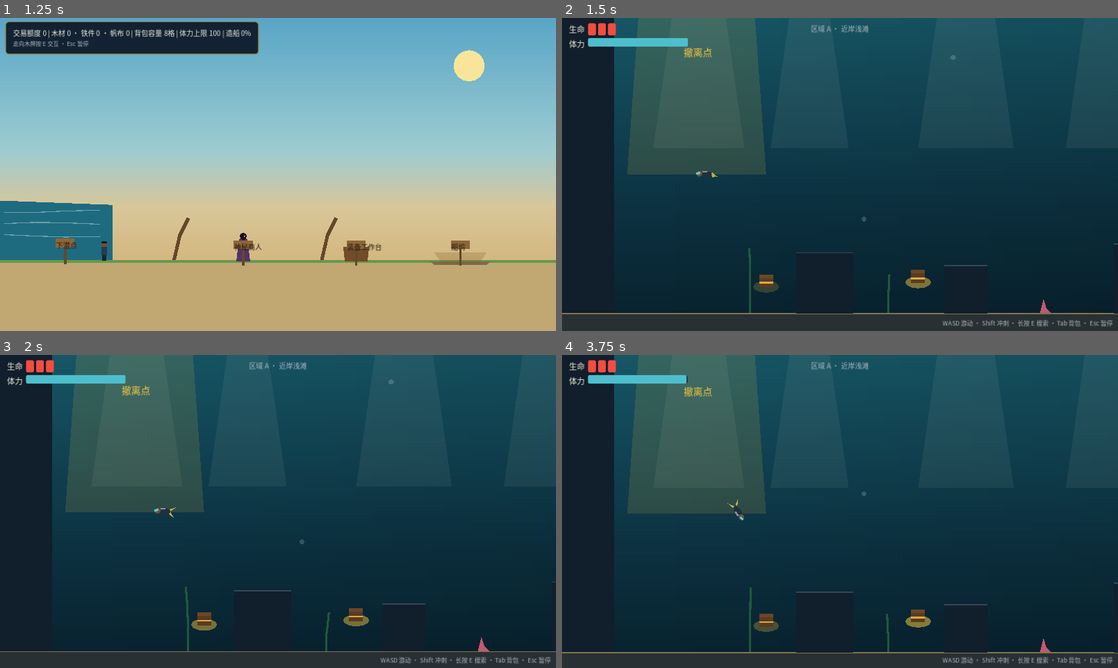
Above: before the commit, frames 1-4 (two rows, left to right).
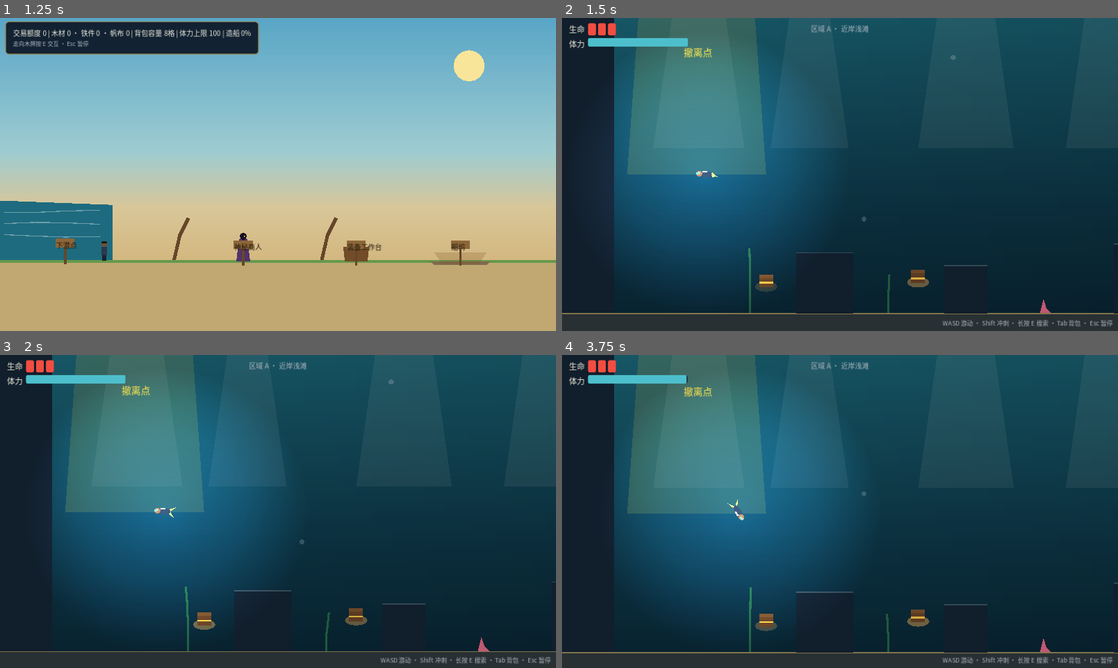
Above: after the commit, the same moments.

Repository: Djjvcgh/deep-sea-scavenger
Game: Godot game, scene res://scenes/main_menu.tscn
The game is run twice, just before and just after one commit, with the same random seed, the same clock (stepped at 60 frames per second) and the same inputs.
Inputs (mouse positions are in pixels of both pictures, inside the frame that each line leads up to):
- Up to frame 1 (1.25 s): click "开始新游戏" at 0.5 s
- Up to frame 2 (1.5 s): tap Enter at 1.25 s; move the mouse to (962, 158) at 1.27 s; hold D (move_right) from 1.28 s (still down); hold E (interact) from 1.28 s (still down); click (962, 158) at 1.42 s
- Up to frame 3 (2 s): keep holding D (move_right); keep holding E (interact); tap W (move_up) at 1.52 s
- Up to frame 4 (3.75 s): move the mouse to (728, 527) at 2.02 s; release E (interact) at 2.03 s; tap Shift (sprint) at 2.1, 3.6 s; click (728, 527) at 2.17 s; tap W (move_up) at 2.27 s; move the mouse to (895, 442) at 2.77 s; release D (move_right) at 2.78 s; hold A (move_left) 2.78-3.53 s; hold E (interact) 2.78-3.53 s; click (895, 442) at 2.92 s; tap Space at 3.5 s; move the mouse to (812, 574) at 3.52 s; hold D (move_right) from 3.53 s (still down); click (812, 574) at 3.67 s

Frame 1 is identical in both runs. In frame 2, 20% of the frame differs, in the area x 9-67%, y 9-88%; in frame 3, 21%; in frame 4, 21%, in the area x 12-67%, y 10-89%.

Commit message:
阶段六·决策与紧张感：宝箱稀有度光效/搜索提示估值/返航体力预估/临界红晕心跳/区域C黑暗+潜水灯/追逐紧张低音/结算用时

Diff:
--- a/scripts/game_state.gd
+++ b/scripts/game_state.gd
@@ -24,6 +24,7 @@
 
 # ---- 单次下潜临时数据 ----
 var dive_bag: Array = []                # 本次潜水携带的宝物 id 列表
+var dive_start_msec := 0                # 本次下潜开始时刻（结算显示用时）
 
 
 func reset_defaults() -> void:
@@ -154,6 +155,7 @@
 
 func start_dive() -> void:
 	dive_bag = []
+	dive_start_msec = Time.get_ticks_msec()
 	dive_bag_changed.emit()
 
 
--- a/scripts/player.gd
+++ b/scripts/player.gd
@@ -48,6 +48,29 @@
 	motion_mode = CharacterBody2D.MOTION_MODE_FLOATING if mode == Mode.SWIM \
 		else CharacterBody2D.MOTION_MODE_GROUNDED
 	_build_visual()
+	if mode == Mode.SWIM:
+		_add_dive_light()
+
+
+## 潜水灯：配合区域C的黑暗（CanvasModulate），能见度即风险。
+func _add_dive_light() -> void:
+	var grad := Gradient.new()
+	grad.offsets = PackedFloat32Array([0.0, 0.55, 1.0])
+	grad.colors = PackedColorArray([Color.WHITE, Color(0.55, 0.55, 0.55), Color.BLACK])
+	var tex := GradientTexture2D.new()
+	tex.gradient = grad
+	tex.width = 256
+	tex.height = 256
+	tex.fill = GradientTexture2D.FILL_RADIAL
+	tex.fill_from = Vector2(0.5, 0.5)
+	tex.fill_to = Vector2(0.5, 0.0)
+	var light := PointLight2D.new()
+	light.texture = tex
+	light.texture_scale = 2.6
+	light.energy = 1.15
+	light.color = Color(0.8, 0.88, 1.0)
+	light.blend_mode = Light2D.BLEND_MODE_ADD
+	add_child(light)
 
 
 func _physics_process(delta: float) -> void:
--- a/scripts/sfx.gd
+++ b/scripts/sfx.gd
@@ -11,13 +11,16 @@
 	"build": "res://assets/audio/build_complete.wav",
 	"fail": "res://assets/audio/fail.wav",
 	"exhaust": "res://assets/audio/exhaust.wav",
+	"heartbeat": "res://assets/audio/heartbeat.wav",
 	"ambient_underwater": "res://assets/audio/ambient_underwater.wav",
 	"ambient_island": "res://assets/audio/ambient_island.wav",
+	"tension": "res://assets/audio/tension.wav",
 }
 
 var _streams := {}
 var _ambient_player: AudioStreamPlayer
 var _ambient_key := ""
+var _tension_player: AudioStreamPlayer
 
 
 func _ready() -> void:
@@ -29,6 +32,9 @@
 	_ambient_player = AudioStreamPlayer.new()
 	_ambient_player.volume_db = -10.0
 	add_child(_ambient_player)
+	_tension_player = AudioStreamPlayer.new()
+	_tension_player.volume_db = -7.0
+	add_child(_tension_player)
 
 
 func play(key: String, volume_db := 0.0) -> void:
@@ -49,15 +55,32 @@
 	if not _streams.has(key):
 		_ambient_player.stop()
 		return
-	var stream: AudioStream = _streams[key]
-	if stream is AudioStreamWAV:
-		stream.loop_mode = AudioStreamWAV.LOOP_FORWARD
-		stream.loop_begin = 0
-		stream.loop_end = stream.data.size() / 2  # 16bit 单声道，样本数 = 字节/2
-	_ambient_player.stream = stream
+	_loop_wav(_streams[key])
+	_ambient_player.stream = _streams[key]
 	_ambient_player.play()
 
 
 func stop_ambient() -> void:
 	_ambient_key = ""
 	_ambient_player.stop()
+
+
+## 鲨鱼追逐期间的紧张低音循环。
+func play_tension() -> void:
+	if not _streams.has("tension"):
+		return
+	_loop_wav(_streams["tension"])
+	if not _tension_player.playing:
+		_tension_player.stream = _streams["tension"]
+		_tension_player.play()
+
+
+func stop_tension() -> void:
+	_tension_player.stop()
+
+
+func _loop_wav(stream: AudioStream) -> void:
+	if stream is AudioStreamWAV:
+		stream.loop_mode = AudioStreamWAV.LOOP_FORWARD
+		stream.loop_begin = 0
+		stream.loop_end = stream.data.size() / 2  # 16bit 单声道，样本数 = 字节/2
--- a/scripts/treasure_chest.gd
+++ b/scripts/treasure_chest.gd
@@ -10,6 +10,7 @@
 var search_total := 1.5
 
 var _glow: Polygon2D
+var _core_glow: Polygon2D
 var _lid: Node2D
 var _box: Polygon2D
 var _t := randf() * TAU
@@ -61,6 +62,8 @@
 	looted = true
 	search_progress = 0.0
 	_glow.visible = false
+	if _core_glow != null:
+		_core_glow.visible = false
 	_lid.rotation = -1.0
 	_box.color = Color(0.28, 0.2, 0.13)
 
@@ -70,6 +73,8 @@
 		return
 	_t += delta
 	_glow.modulate.a = 0.55 + 0.35 * sin(_t * 3.0)
+	if _core_glow != null:
+		_core_glow.modulate.a = 0.5 + 0.4 * sin(_t * 5.0)
 
 
 func _build() -> void:
@@ -85,11 +90,28 @@
 	cs.shape = shape
 	add_child(cs)
 
+	# 光晕按宝物稀有度分层：玩家远远就能判断"值不值得冒险"
+	var info: Dictionary = ItemDBRes.TREASURES[treasure_id]
 	_glow = Polygon2D.new()
-	_glow.polygon = _ellipse(30.0, 14.0)
+	var glow_rx := 38.0 if info["rare"] else 26.0
+	var glow_ry := 16.0 if info["rare"] else 12.0
+	_glow.polygon = _ellipse(glow_rx, glow_ry)
 	_glow.position = Vector2(0, 8)
-	_glow.color = Color(0.95, 0.78, 0.25, 0.6)
+	_glow.color = Color(info["color"], 0.65)
 	add_child(_glow)
+
+	if info["rare"]:
+		# 稀有宝箱中心亮核 + 纵向光柱，隔半个屏幕也能看到
+		_core_glow = Polygon2D.new()
+		_core_glow.polygon = _ellipse(12.0, 6.0)
+		_core_glow.position = Vector2(0, 6)
+		_core_glow.color = Color(1, 1, 0.9, 0.8)
+		add_child(_core_glow)
+		var beam := Polygon2D.new()
+		beam.polygon = PackedVector2Array([
+			Vector2(-7, -10), Vector2(7, -10), Vector2(13, -150), Vector2(-13, -150)])
+		beam.color = Color(info["color"], 0.16)
+		add_child(beam)
 
 	_box = Polygon2D.new()
 	_box.polygon = PackedVector2Array([
--- a/scripts/ui/hud.gd
+++ b/scripts/ui/hud.gd
@@ -17,6 +17,9 @@
 var _search_bar: ProgressBar
 var _extract_label: Label
 var _notice_box: VBoxContainer
+var _return_label: Label
+var _vignette: ColorRect
+var _heartbeat_cd := 0.0
 var _t := 0.0
 
 
@@ -31,6 +34,13 @@
 
 
 func _build() -> void:
+	# 临界体力红晕（最底层，不拦截鼠标）
+	_vignette = ColorRect.new()
+	_vignette.color = Color(0.75, 0.08, 0.08, 0.0)
+	_vignette.set_anchors_preset(Control.PRESET_FULL_RECT)
+	_vignette.mouse_filter = Control.MOUSE_FILTER_IGNORE
+	add_child(_vignette)
+
 	# 左上：生命 + 体力
 	var tl := VBoxContainer.new()
 	tl.position = Vector2(16, 12)
@@ -65,6 +75,10 @@
 	_stamina_bar.value = 100.0
 	stam_row.add_child(_stamina_bar)
 
+	# 返航体力预估：支撑"现在返航还来得及吗"的决策
+	_return_label = UICommon.label("", 15, UICommon.DIM)
+	tl.add_child(_return_label)
+
 	# 右上：背包 + 估值
 	var tr := VBoxContainer.new()
 	tr.set_anchors_preset(Control.PRESET_TOP_RIGHT)
@@ -185,9 +199,10 @@
 	elif player.focus_target != null:
 		if player.focus_target.has_method("begin_search"):
 			if player.focus_target.can_search(player):
-				_prompt_label.text = "长按 E 搜索：%s（占 %d 格）" \
+				_prompt_label.text = "长按 E 搜索：%s（%d 格 · 估值 %d）" \
 					% [player.focus_target.interact_prompt(),
-					int(ItemDB.TREASURES[player.focus_target.treasure_id]["slots"])]
+					int(ItemDB.TREASURES[player.focus_target.treasure_id]["slots"]),
+					int(ItemDB.TREASURES[player.focus_target.treasure_id]["value"])]
 			else:
 				_prompt_label.text = player.focus_target.blocked_reason()
 		else:
@@ -199,6 +214,34 @@
 
 	# 撤离提示
 	_extract_label.visible = dive != null and dive.in_extraction and not dive.ended
+
+	# 返航体力预估（按游泳效率保守估算）
+	var alive: bool = not player.dead and dive != null and not dive.ended
+	if alive and not dive.in_extraction and player.global_position.x > 700.0:
+		var ec: Vector2 = MapDataRes.EXTRACT_RECT.get_center()
+		var dist: float = player.global_position.distance_to(ec)
+		var speed: float = BalanceRes.SWIM_SPEED * GameState.speed_mult() * GameState.weight_speed_mult()
+		var cost: float = dist / speed * BalanceRes.DRAIN_SWIM * GameState.weight_drain_mult()
+		if cost > player.stamina:
+			_return_label.text = "体力不足以返航！（约需 %d）" % ceili(cost)
+			_return_label.add_theme_color_override("font_color", UICommon.DANGER)
+		else:
+			_return_label.text = "返航预计消耗 %d 体力" % ceili(cost)
+			_return_label.add_theme_color_override("font_color", UICommon.DIM)
+		_return_label.visible = true
+	else:
+		_return_label.visible = false
+
+	# 临界体力：红晕脉冲 + 心跳
+	if alive and ratio <= BalanceRes.CRIT_STAMINA_RATIO:
+		_vignette.color.a = 0.14 + 0.1 * (0.5 + 0.5 * sin(_t * 7.0))
+		_heartbeat_cd -= delta
+		if _heartbeat_cd <= 0.0:
+			_heartbeat_cd = 0.95
+			Sfx.play("heartbeat", -2.0)
+	else:
+		_vignette.color.a = 0.0
+		_heartbeat_cd = 0.0
 
 	# 危险警告（优先级：鲨鱼 > 重度低体力 > 低体力）
 	if dive != null and dive.any_shark_alerting():
--- a/scripts/ui/results_panel.gd
+++ b/scripts/ui/results_panel.gd
@@ -52,20 +52,23 @@
 	box.add_child(_back_btn)
 
 
-func open(success: bool, items: Array, total_value: int) -> void:
+func open(success: bool, items: Array, total_value: int, elapsed_sec := -1.0) -> void:
 	visible = true
 	for c in _list_box.get_children():
 		c.queue_free()
+	var time_text := ""
+	if elapsed_sec >= 0.0:
+		time_text = "（用时 %d分%02d秒）" % [int(elapsed_sec) / 60, int(elapsed_sec) % 60]
 	if success:
 		_title.text = "撤离成功"
 		_title.add_theme_color_override("font_color", UICommon.GOLD)
-		_subtitle.text = "战利品已安全运回荒岛，可在神秘商人处出售。"
+		_subtitle.text = "战利品已安全运回荒岛，可在神秘商人处出售。" + time_text
 		_total_label.text = "本次总估值：%d" % total_value
 		_total_label.add_theme_color_override("font_color", UICommon.GOLD)
 	else:
 		_title.text = "潜水失败"
 		_title.add_theme_color_override("font_color", UICommon.DANGER)
-		_subtitle.text = "体力耗尽或生命归零，失去了本次携带的全部宝物。已储存的额度、材料与造船进度不受影响。"
+		_subtitle.text = "体力耗尽或生命归零，失去了本次携带的全部宝物。已储存的额度、材料与造船进度不受影响。" + time_text
 		_total_label.text = "损失估值：%d" % total_value
 		_total_label.add_theme_color_override("font_color", UICommon.DANGER)
 
--- a/scripts/underwater.gd
+++ b/scripts/underwater.gd
@@ -26,7 +26,9 @@
 var _seaweeds: Array = []
 var _bubbles: Array = []
 var _shadow: Polygon2D
+var _canvas_mod: CanvasModulate
 var _shadow_t := 0.0
+var _tension_on := false
 
 
 func _ready() -> void:
@@ -94,12 +96,18 @@
 	ended = true
 	var items: Array = GameState.dive_bag.duplicate()
 	var total := GameState.dive_total_value()
+	var elapsed := (Time.get_ticks_msec() - GameState.dive_start_msec) / 1000.0
 	GameState.end_dive(success)
 	SaveManager.save_game(GameState.serialize())
 	Sfx.stop_ambient()
+	Sfx.stop_tension()
 	Sfx.play("sell" if success else "fail")
 	get_tree().paused = true
-	results_panel.open(success, items, total)
+	results_panel.open(success, items, total, elapsed)
+
+
+func _exit_tree() -> void:
+	Sfx.stop_tension()
 
 
 func _on_dive_failed() -> void:
@@ -249,6 +257,11 @@
 	_shadow.z_index = -14
 	add_child(_shadow)
 
+	# 深度黑暗调制：区域C明显变暗，配合玩家潜水灯（能见度即风险）
+	_canvas_mod = CanvasModulate.new()
+	_canvas_mod.color = Color.WHITE
+	add_child(_canvas_mod)
+
 	# 沉船背景剪影
 	var silhouette := Polygon2D.new()
 	silhouette.polygon = PackedVector2Array([
@@ -359,3 +372,22 @@
 		if b.position.y < 20.0:
 			b.position.y = 900.0
 			b.position.x = randf_range(100, 5000)
+
+	# 深度黑暗：按区域平滑过渡
+	if player != null and is_instance_valid(player):
+		var target := Color.WHITE
+		match MapDataRes.zone_at(player.global_position.x):
+			"B":
+				target = Color(0.78, 0.84, 0.93)
+			"C":
+				target = Color(0.5, 0.57, 0.7)
+		_canvas_mod.color = _canvas_mod.color.lerp(target, minf(1.0, 2.5 * delta))
+
+	# 鲨鱼追逐紧张低音
+	var threat := not ended and any_shark_alerting()
+	if threat and not _tension_on:
+		_tension_on = true
+		Sfx.play_tension()
+	elif not threat and _tension_on:
+		_tension_on = false
+		Sfx.stop_tension()
--- a/tests/gen_audio.gd
+++ b/tests/gen_audio.gd
@@ -36,6 +36,14 @@
 	_write("exhaust.wav", _mix([
 		[_tone(220.0, 0.12, 0.32, "square", 0.005, 0.04), 0.0],
 		[_tone(220.0, 0.12, 0.32, "square", 0.005, 0.04), 0.2]]))
+	_write("heartbeat.wav", _mix([
+		[_tone(62.0, 0.1, 0.6), 0.0],
+		[_tone(58.0, 0.12, 0.5), 0.17]]))
+	# 紧张低音：频率取整周期数保证 4 秒循环无缝
+	_write("tension.wav", _mix([
+		[_wobble_sine(55.0, 4.0, 0.22), 0.0],
+		[_wobble_sine(55.75, 4.0, 0.2), 0.0],
+		[_tone(110.0, 4.0, 0.06, "saw", 0.5, 0.5), 0.0]]))
 	_write("ambient_underwater.wav", _mix([
 		[_ambient_base(4.0, 0.05, 0.22), 0.0],
 		[_wobble_sine(58.0, 4.0, 0.07), 0.0]]))
Not shown, added: assets/audio/heartbeat.wav.import
Not shown, added: assets/audio/tension.wav.import
Not shown, added: assets/audio/heartbeat.wav
Not shown, added: assets/audio/tension.wav
